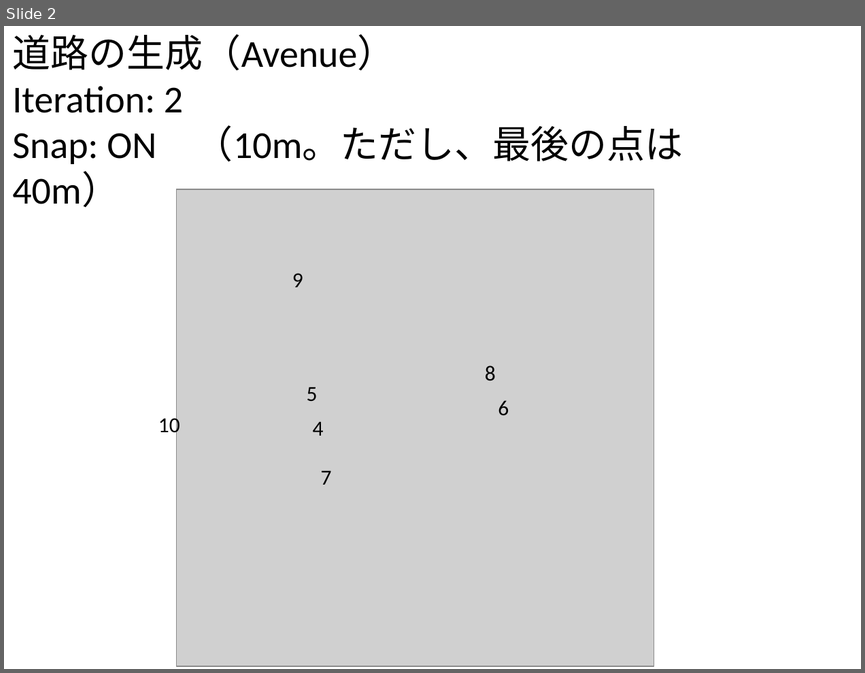
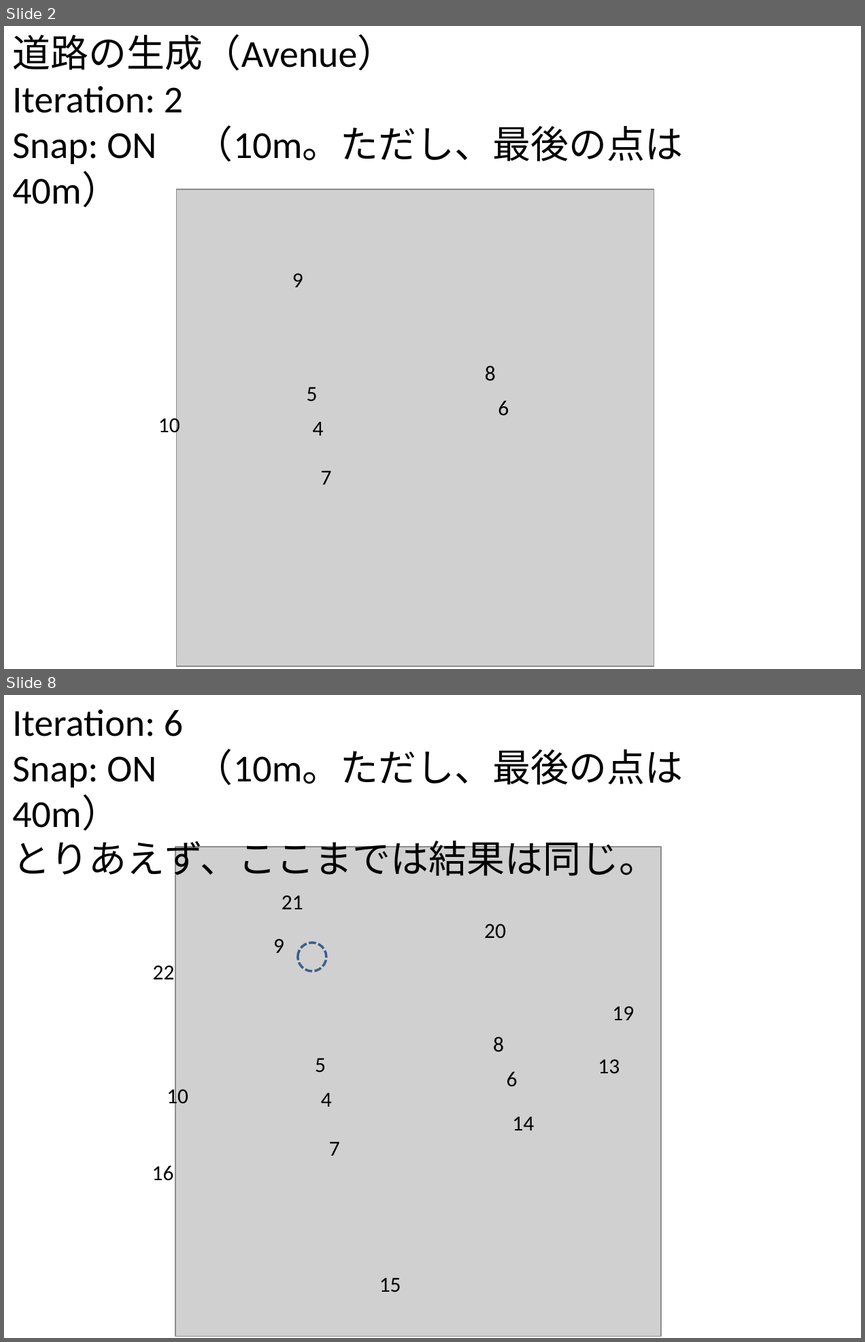
Before and after one commit to gnishida/RoadDesigner, a slide deck: RoadDesigner.pptx. Shown one above the other, each under a label of ours: slide 2 before the commit, slides 2 and 8 after it; the slides between them are not shown. The pictures are 865x673 and 865x1342 pixels, drawn with LibreOffice and Linux fonts; fonts in the diff are those of the drawing; grey boxes stand for pictures. Boxes give left, top, right and bottom in pixels: in the first picture for what was removed or moved away, otherwise in the second. Text is boxed around its words. In the diff, an @@ line names an element or a change of style, - is before the commit and + after.

Commit message:
Update KDERoadGenerator.
Update KDERoadGenerator so that a user can specify the number of
iterations and whether to generate the local streets.

```diff
--- a/RoadDesigner.pptx
+++ b/RoadDesigner.pptx
@@ slide 8 added at box(4, 695, 861, 1338), background #FFFFFF @@
@@ text added at box(12, 709, 683, 883), 32 pt, text #000000 @@
+Iteration: 6
+Snap: ON （10m。ただし、最後の点は40m）
+とりあえず、ここまでは結果は同じ。
@@ picture added at box(175, 847, 661, 1336) @@
@@ text added at box(281, 895, 303, 909), 18 pt, text #000000 @@
+21
@@ text added at box(273, 938, 284, 953), 18 pt, text #000000 @@
+9
@@ text added at box(484, 923, 506, 938), 18 pt, text #000000 @@
+20
@@ ellipse added at box(298, 943, 326, 971), outline #3A5F8C 2 pt dashed @@
@@ text added at box(153, 965, 175, 979), 18 pt, text #000000 @@
+22
@@ text added at box(612, 1006, 634, 1020), 18 pt, text #000000 @@
+19
@@ text added at box(493, 1036, 504, 1052), 18 pt, text #000000 @@
+8
@@ text added at box(315, 1057, 326, 1072), 18 pt, text #000000 @@
+5
@@ text added at box(598, 1059, 619, 1074), 18 pt, text #000000 @@
+13
@@ text added at box(507, 1071, 517, 1087), 18 pt, text #000000 @@
+6
@@ text added at box(167, 1085, 188, 1108), 18 pt, text #000000 @@
+10
@@ text added at box(321, 1092, 332, 1106), 18 pt, text #000000 @@
+4
@@ text added at box(512, 1116, 534, 1130), 18 pt, text #000000 @@
+14
@@ text added at box(329, 1141, 340, 1155), 18 pt, text #000000 @@
+7
@@ text added at box(152, 1165, 174, 1181), 18 pt, text #000000 @@
+16
@@ text added at box(379, 1277, 401, 1292), 18 pt, text #000000 @@
+15
```
Also in this commit, not shown: 2 slides changed, 33 other slides added, 14 other files.
